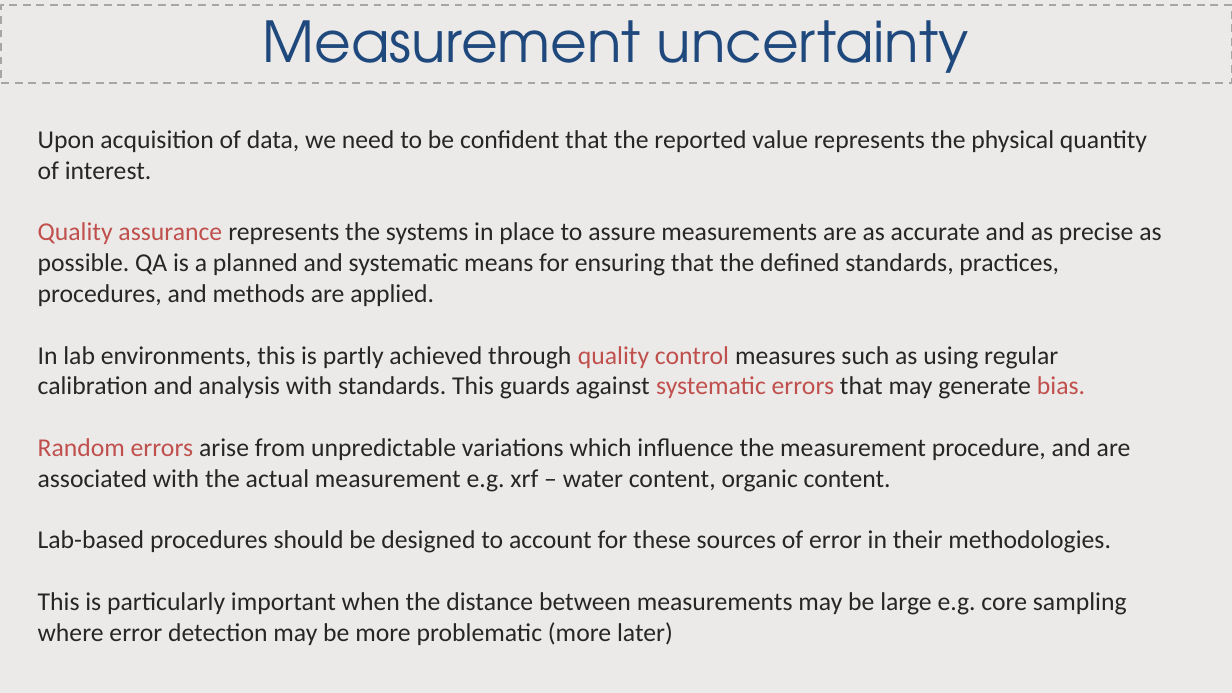
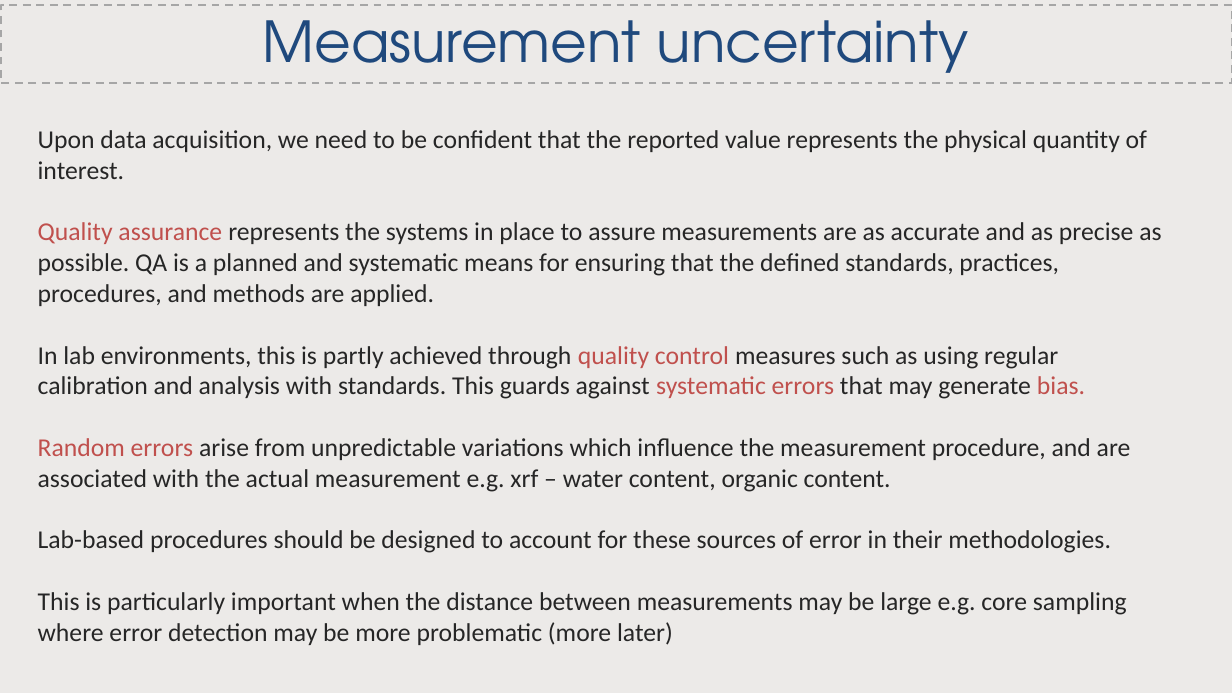
Before and after one commit to CatchmentSci/GEO8026, a slide deck: slide 2 of Block 02/slides/GEO8026_2021_22_Lecture2.pptx. Drawn at 1232x693 pixels with LibreOffice and Linux fonts; fonts in the diff are those of the drawing. Boxes give left, top, right and bottom in pixels: in the first picture for what was removed or moved away, otherwise in the second. Text is boxed around its words. In the diff, an @@ line names an element or a change of style, - is before the commit and + after.

```diff
--- a/Block 02/slides/GEO8026_2021_22_Lecture2.pptx
+++ b/Block 02/slides/GEO8026_2021_22_Lecture2.pptx
@@ text at box(38, 130, 1147, 179): text changed @@
-Upon acquisition of data, we need to be confident that the reported value represents the physical quantity of interest.
+Upon data acquisition, we need to be confident that the reported value represents the physical quantity of interest.
```
Also in this commit, not shown: 2 other slides changed, 3 other files.
